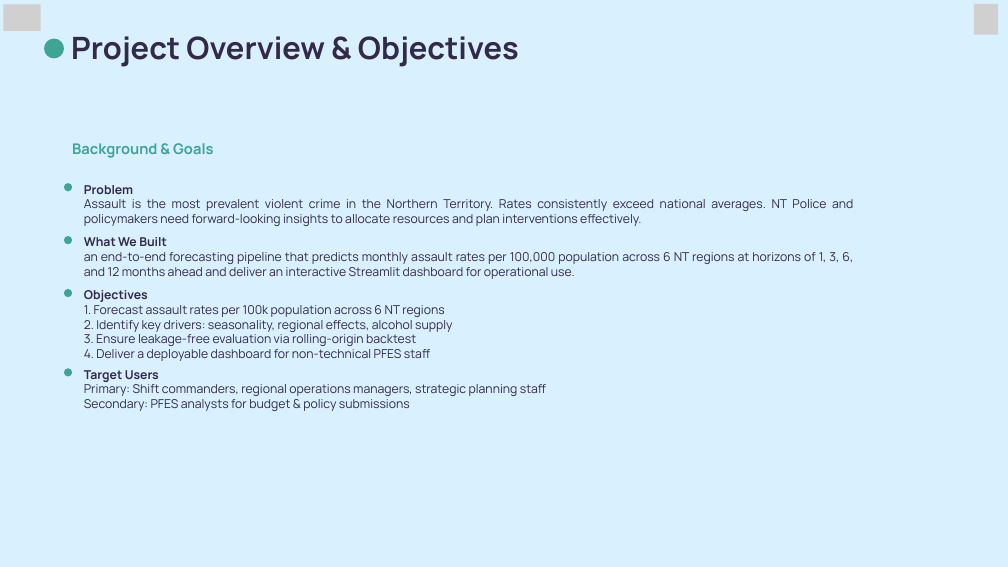
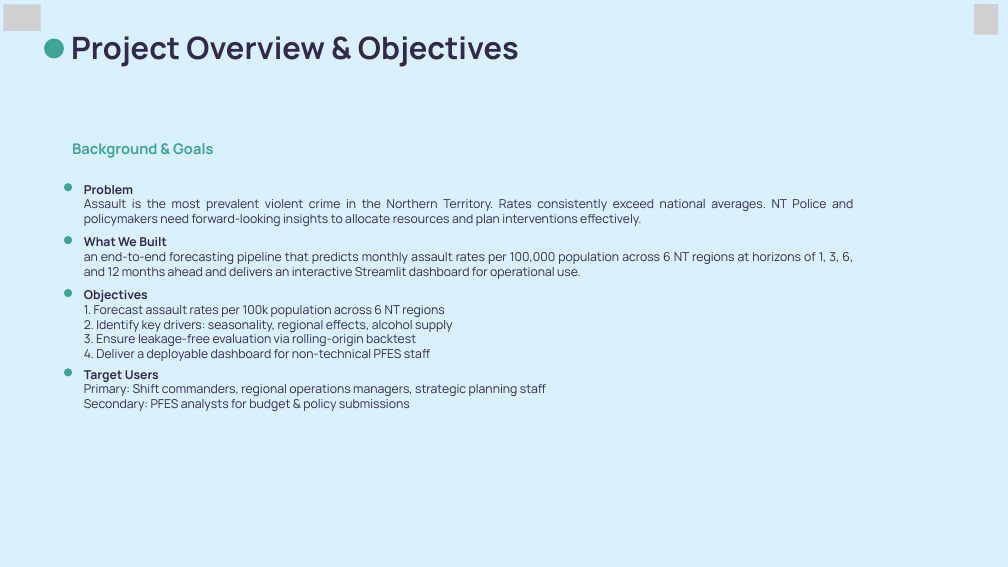
Before and after one commit to HendrickDang/PRT661-DATA-SCIENCE-PRACTICE, a slide deck: slide 2 of Reports/PRT661_Assessment_3.pptx. Drawn at 1008x567 pixels with LibreOffice and Linux fonts; fonts in the diff are those of the drawing; grey boxes stand for pictures. Boxes give left, top, right and bottom in pixels: in the first picture for what was removed or moved away, otherwise in the second. Text is boxed around its words. In the diff, an @@ line names an element or a change of style, - is before the commit and + after.

```diff
--- a/Reports/PRT661_Assessment_3.pptx
+++ b/Reports/PRT661_Assessment_3.pptx
@@ text at (84,252,853,279): text changed @@
-an end-to-end forecasting pipeline that predicts monthly assault rates per 100,000 population across 6 NT regions at horizons of 1, 3, 6, and 12 months ahead and deliver an interactive Streamlit dashboard for operational use.
+an end-to-end forecasting pipeline that predicts monthly assault rates per 100,000 population across 6 NT regions at horizons of 1, 3, 6, and 12 months ahead and delivers an interactive Streamlit dashboard for operational use.
```
Also in this commit, not shown: 6 other slides changed.
